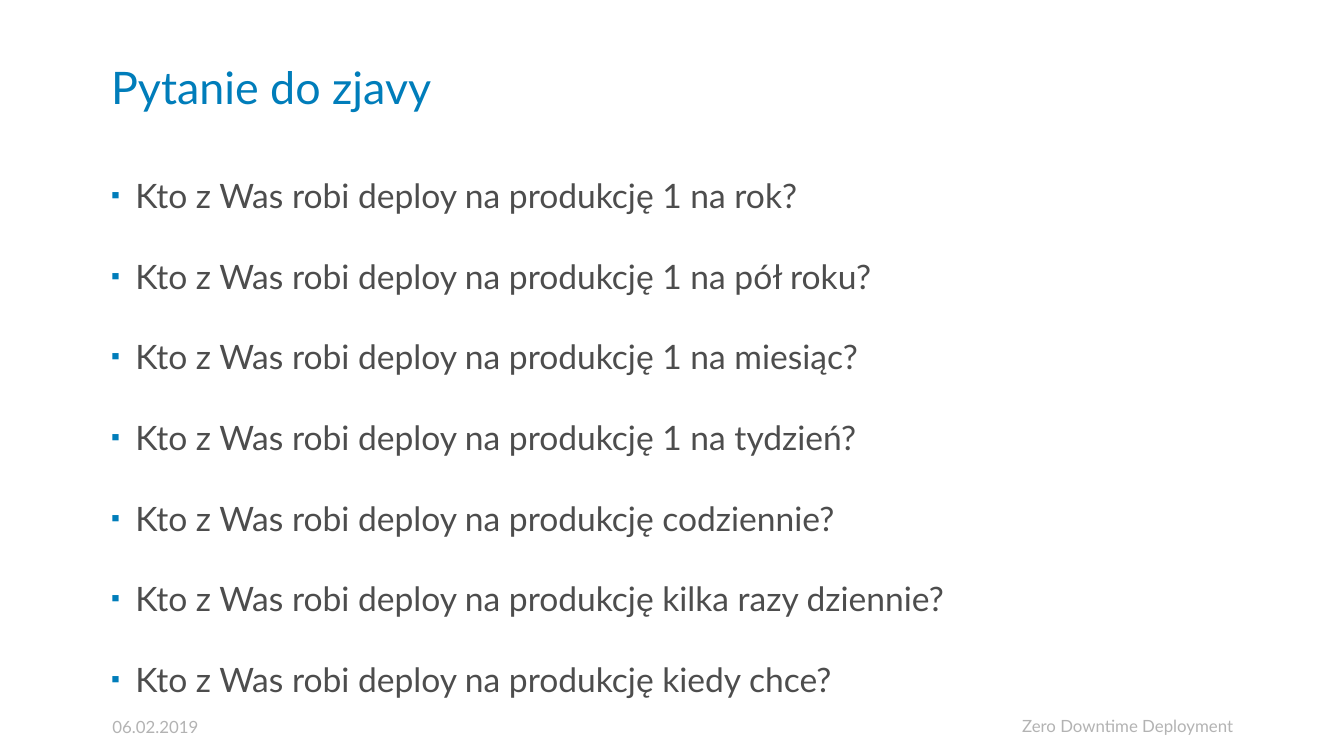
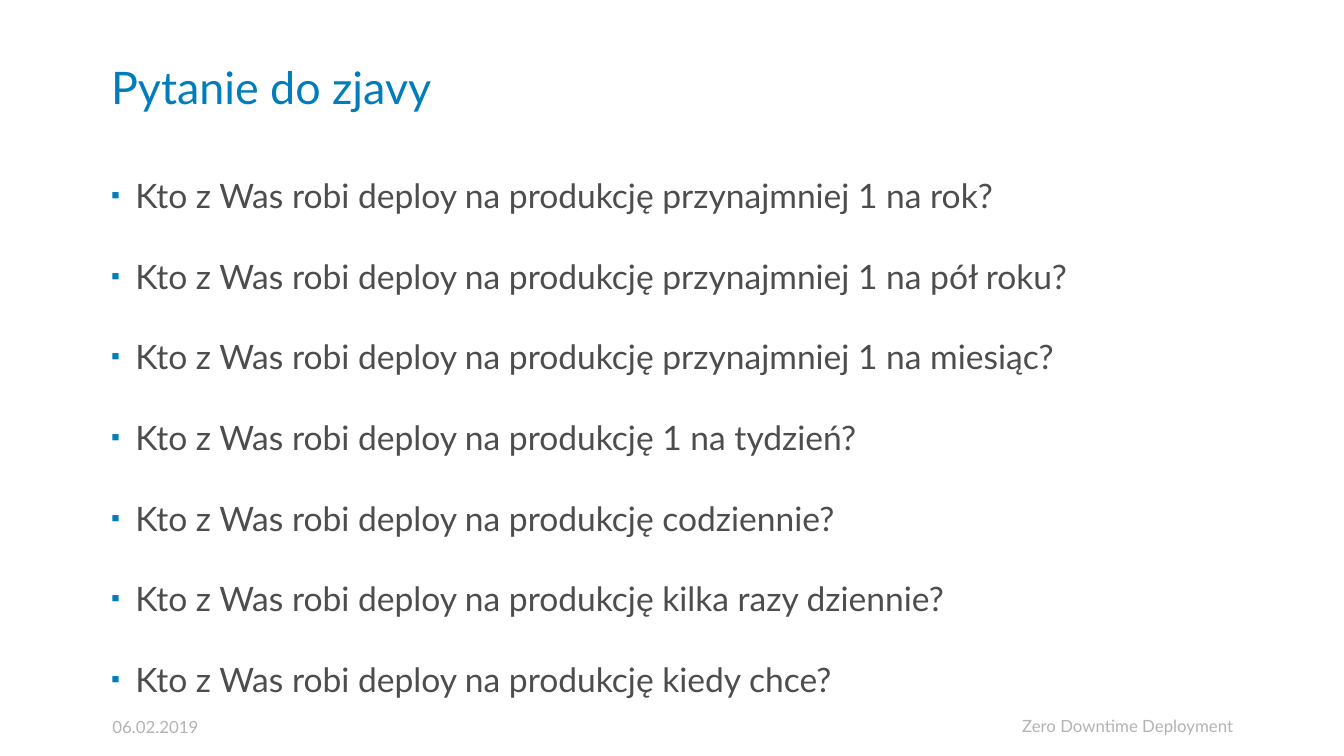
Before and after one commit to HellSpawn287/pf-presentations, a slide deck: slide 5 of ZJAVA/Zero Downtime Deployment/Zero Downtime Deployment - ZJAVA.pptx. Drawn at 1344x756 pixels with LibreOffice and Linux fonts; fonts in the diff are those of the drawing. Boxes give left, top, right and bottom in pixels: in the first picture for what was removed or moved away, otherwise in the second. Text is boxed around its words. In the diff, an @@ line names an element or a change of style, - is before the commit and + after.

```diff
--- a/ZJAVA/Zero Downtime Deployment/Zero Downtime Deployment - ZJAVA.pptx
+++ b/ZJAVA/Zero Downtime Deployment/Zero Downtime Deployment - ZJAVA.pptx
@@ text at (135, 183, 1067, 375): text changed @@
-▪ Kto z Was robi deploy na produkcję 1 na rok?
-▪ Kto z Was robi deploy na produkcję 1 na pół roku?
-▪ Kto z Was robi deploy na produkcję 1 na miesiąc?
+▪ Kto z Was robi deploy na produkcję przynajmniej 1 na rok?
+▪ Kto z Was robi deploy na produkcję przynajmniej 1 na pół roku?
+▪ Kto z Was robi deploy na produkcję przynajmniej 1 na miesiąc?
```
Also in this commit, not shown: 1 slide added, 9 other files.
